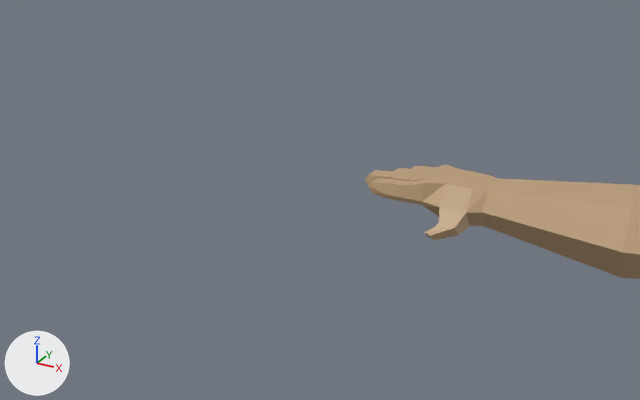
The Blender file player/player Anims M24.blend: old version first, new version second.
Both versions are drawn from a 50 mm lens placed at (-0.428, -1.196, 0.544), pointed at (-1.061, -0.047, -0.031). Arrows for +X, +Y and +Z are at lower left; the lights stay in place.

In view in the first picture: 'Human Arms Model'.
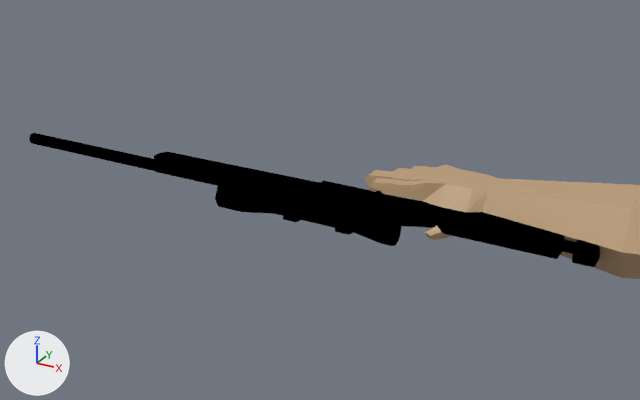
Pixel boxes (x1, y1, x2, y2) of what changed, in the pictures (640 x 400 px):
```json
{"object": "M24 Model", "change": "added", "after": [29, 133, 600, 267], "on screen": "black"}
```

The change, as JSON lines over the scene's bpy script:
```json
{"op": "add", "block": "img_base_color_palette_diffuse", "code": ["img_base_color_palette_diffuse = load_image('Base Color Palette Diffuse', 'Base Color Palette Diffuse.png', 1024, 1024, 'sRGB')"]}
{"op": "add", "block": "mat_material_004", "code": ["mat_material_004 = principled_material('Material.004')", "mat_material_004.texture = img_base_color_palette_diffuse", "mat_material_004.roughness = 0.4", "mat_material_004.specular_ior_level = 0.0"]}
{"op": "add", "block": "me_cube_012", "code": ["me_cube_012 = bpy.data.meshes.new('Cube.012')", "me_cube_012.from_pydata(...)  # 800 vertices, 748 faces; spans x -0.791..0.23, y -0.078..0.111, z -0.035..0.022", "me_cube_012.materials.append(mat_material_004)  # picture img_base_color_palette_diffuse"]}
{"op": "add", "block": "ob_m24_model", "code": ["ob_m24_model = bpy.data.objects.new('M24 Model', me_cube_012)", "ob_m24_model.location = (-0.845, -0.053, -0.01)", "ob_m24_model.rotation_euler = (-3.142, 0.0, 0.0)  # degrees (-180, 0, 0)"]}
```
